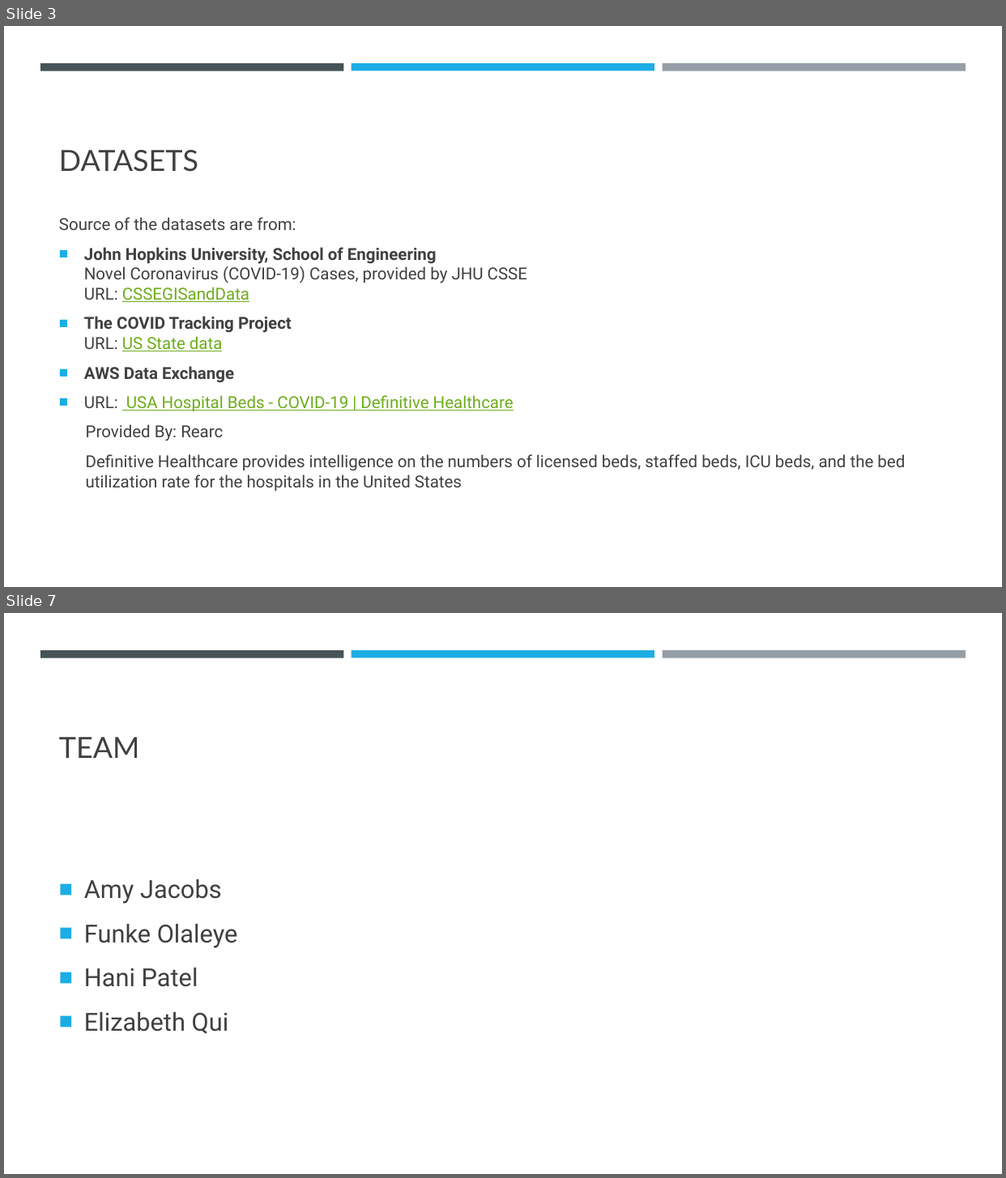
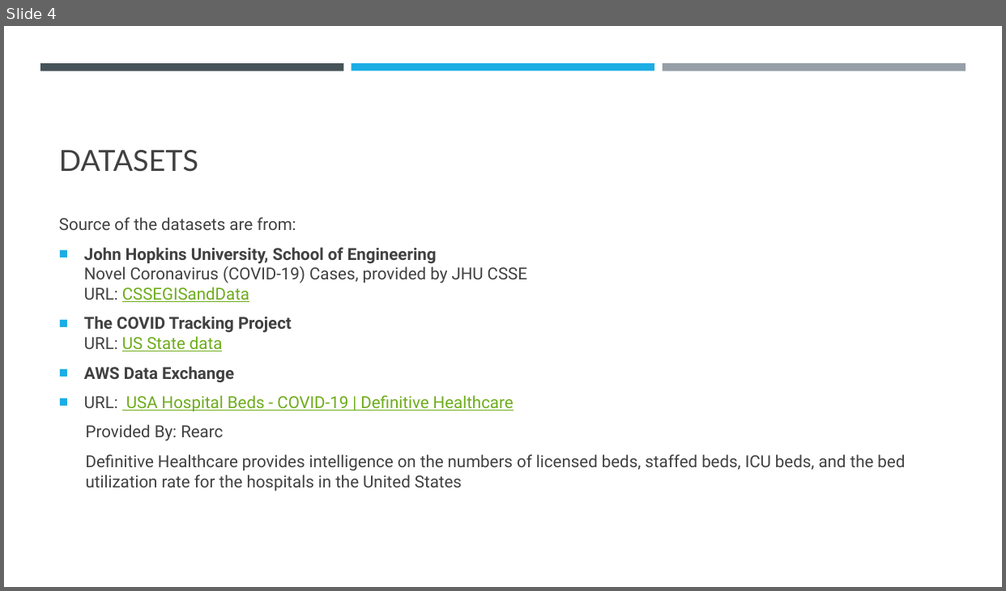
Before and after one commit to elizabethqiu/2020-wwcode-dshackathon-covid19ml, a slide deck: Team 9 - Karen Sparck-Jones/Team 9 - Karen Sparck-Jones.pptx. Shown one above the other, each under a label of ours: slides 3 and 7 before the commit, slide 4 after it; the slides between them are not shown. The pictures are 1006x1178 and 1006x591 pixels, drawn with LibreOffice and Linux fonts; fonts in the diff are those of the drawing. Boxes give left, top, right and bottom in pixels: in the first picture for what was removed or moved away, otherwise in the second. Text is boxed around its words. In the diff, an @@ line names an element or a change of style, - is before the commit and + after.

```diff
--- a/Team 9 - Karen Sparck-Jones/Team 9 - Karen Sparck-Jones.pptx
+++ b/Team 9 - Karen Sparck-Jones/Team 9 - Karen Sparck-Jones.pptx
@@ slide 7 removed at bbox=[4, 613, 1002, 1174], background #FFFFFF; not listed: 3 template elements that a slide beside it also shows @@
@@ title removed at bbox=[59, 737, 140, 758] @@
-TEAM
@@ text removed at bbox=[84, 879, 238, 1034] @@
-■ Amy Jacobs
-■ Funke Olaleye
-■ Hani Patel
-■ Elizabeth Qui
@@ what was slide 3 is now slide 4 @@
```
Also in this commit, not shown: 4 slides changed, 5 slides added, 1 other slide removed.
